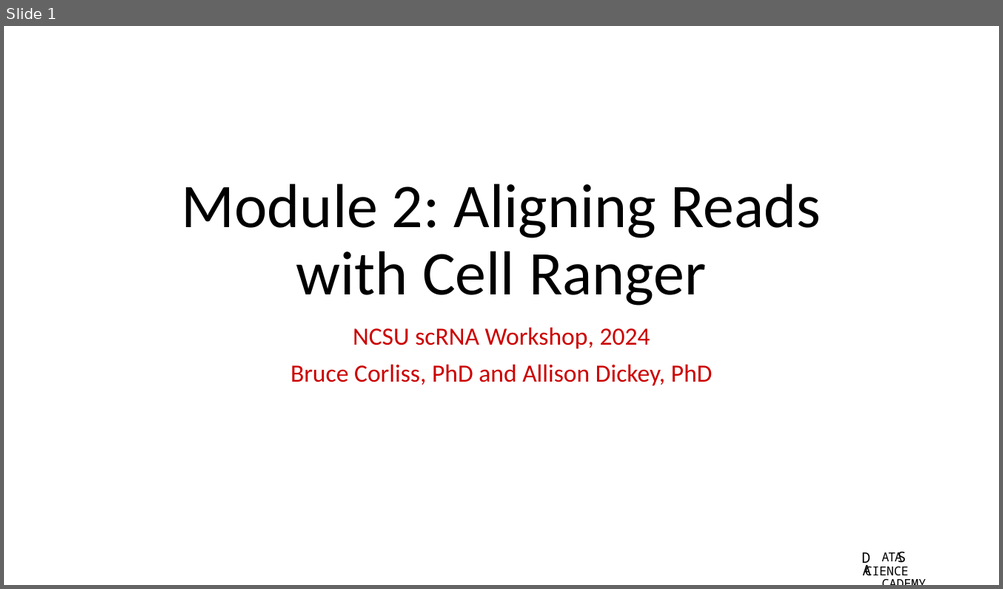
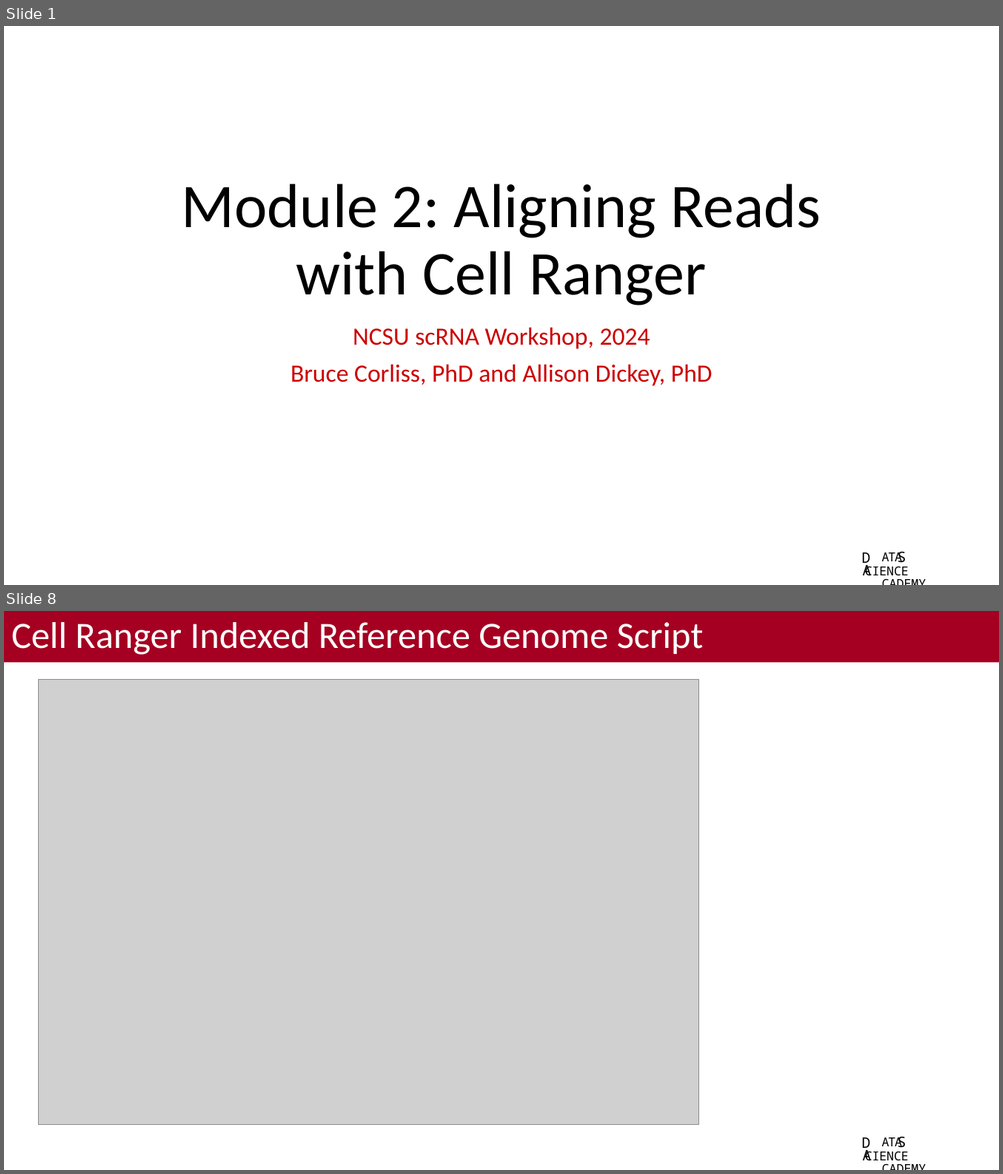
Before and after one commit to bacorli2/scrna_workshop, a slide deck: M2_CellRanger_Alignment/M2_CellRanger.pptx. Shown one above the other, each under a label of ours: slide 1 before the commit, slides 1 and 8 after it; the slides between them are not shown. The pictures are 1003x589 and 1003x1174 pixels, drawn with LibreOffice and Linux fonts; fonts in the diff are those of the drawing; grey boxes stand for pictures; background and template pictures are left out. Boxes give left, top, right and bottom in pixels: in the first picture for what was removed or moved away, otherwise in the second. Text is boxed around its words. In the diff, an @@ line names an element or a change of style, - is before the commit and + after.

```diff
--- a/M2_CellRanger_Alignment/M2_CellRanger.pptx
+++ b/M2_CellRanger_Alignment/M2_CellRanger.pptx
@@ slide 8 added at bbox=[4, 611, 999, 1170], background #FFFFFF; not listed: 4 template elements that a slide beside it also shows @@
@@ title added at bbox=[4, 611, 999, 663], fill #A50021, 36 pt, text #FFFFFF @@
+Cell Ranger Indexed Reference Genome Script
@@ picture added at bbox=[38, 680, 699, 1125] @@
```
Also in this commit, not shown: 8 slides changed, 2 other slides added, 1 slide removed, 5 other files.
